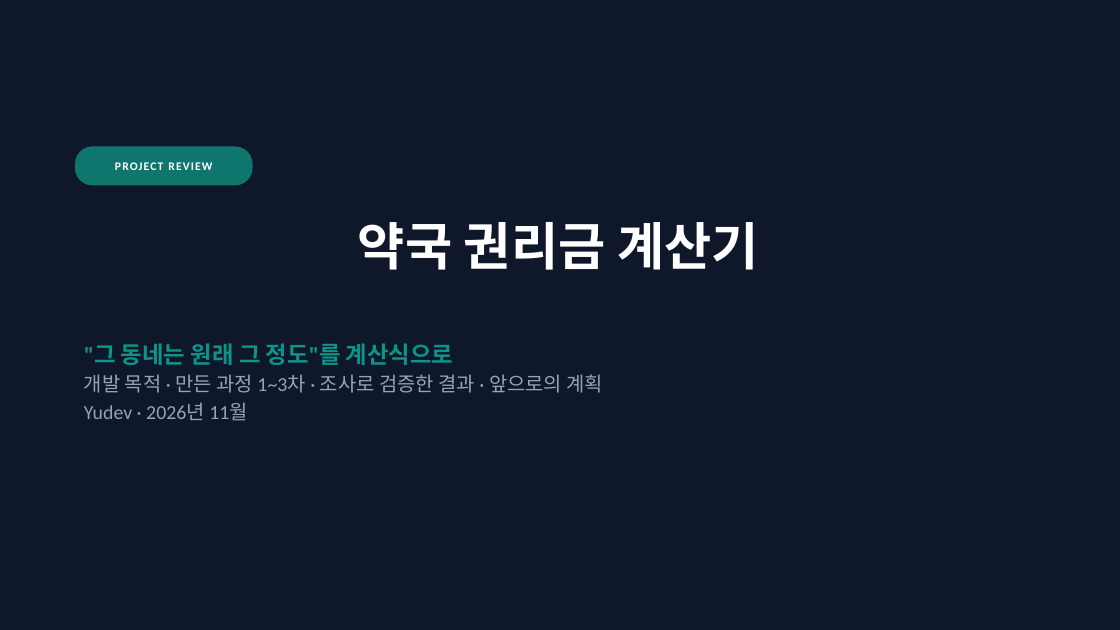
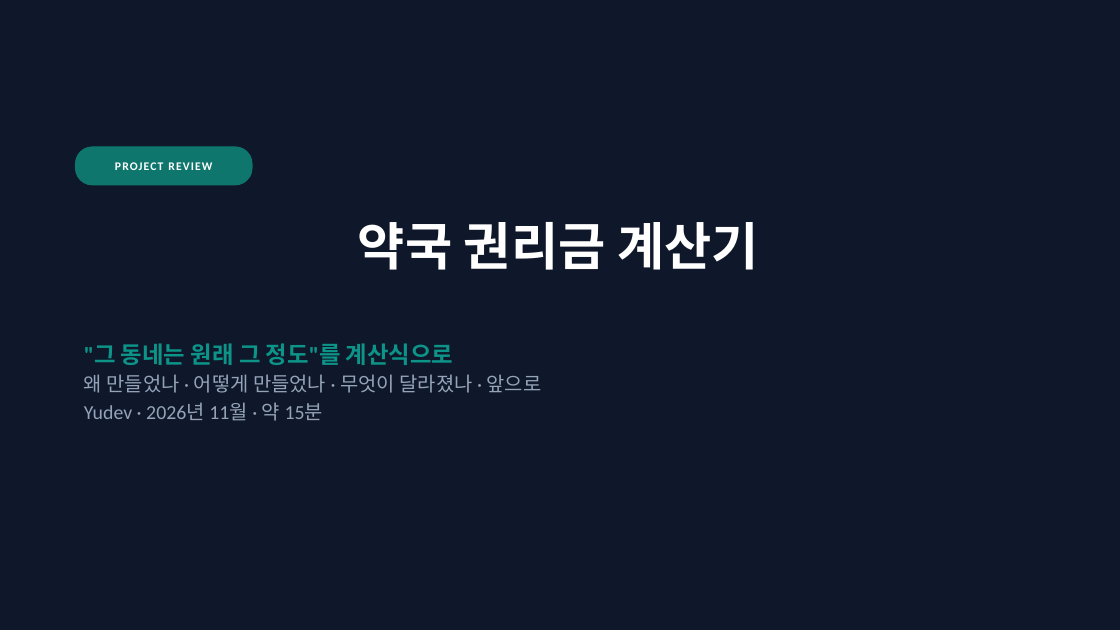
Before and after one commit to YUSEONCHUN/calculating, a slide deck: slide 1 of doc/slides/권리금계산기_프로젝트.pptx. Drawn at 1120x630 pixels with LibreOffice and Linux fonts; fonts in the diff are those of the drawing. Boxes give left, top, right and bottom in pixels: in the first picture for what was removed or moved away, otherwise in the second. Text is boxed around its words. In the diff, an @@ line names an element or a change of style, - is before the commit and + after.

```diff
--- a/doc/slides/권리금계산기_프로젝트.pptx
+++ b/doc/slides/권리금계산기_프로젝트.pptx
@@ text at (84, 374, 542, 421): text changed @@
-개발 목적 · 만든 과정 1~3차 · 조사로 검증한 결과 · 앞으로의 계획
-Yudev · 2026년 11월
+왜 만들었나 · 어떻게 만들었나 · 무엇이 달라졌나 · 앞으로
+Yudev · 2026년 11월 · 약 15분
```
Also in this commit, not shown: 20 other slides changed, 5 slides added, 1 slide removed, 5 other files.
